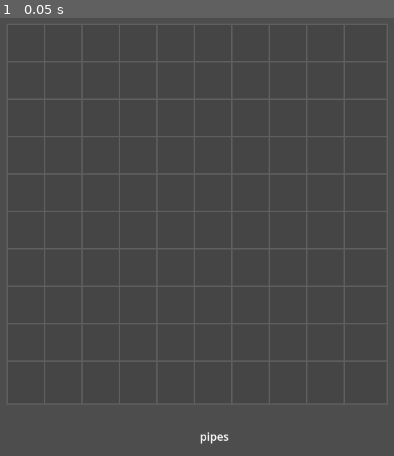
Above: before the commit, frame 1.
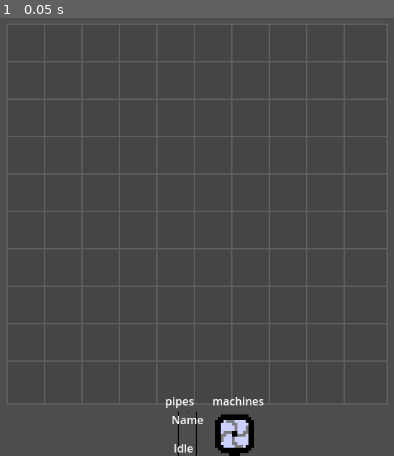
Above: after the commit, the same moment.

Repository: secretmeister2/alchemical-creations
Game: Godot game, scene res://factory.tscn
The game is run twice, just before and just after one commit, with the same random seed, the same clock (stepped at 60 frames per second) and the same inputs.
Inputs:
- Up to frame 1 (0.05 s): no input

The runs differ from the first frame. In frame 1, 1.3% of the frame differs, in the area x 42-68%, y 86-100%.
Error before the commit: Parse Error: Could not find base class "Card". (res://straight_pipe.gd:1)

Commit message:
Complete refactor

Diff:
--- a/draggable.gd
+++ /dev/null
@@ -1,15 +0,0 @@
-extends Control
-var dragged = false
-
-# Called when the node enters the scene tree for the first time.
-func _ready() -> void:
-	pass # Replace with function body.
-
-
-# Called every frame. 'delta' is the elapsed time since the previous frame.
-func _process(delta: float) -> void:
-	pass
-
-
-func _on_area_2d_input_event(viewport: Node, event: InputEvent, shape_idx: int) -> void:
-	pass # Replace with function body.
--- a/draggable.tscn
+++ /dev/null
@@ -1,24 +0,0 @@
-[gd_scene load_steps=3 format=3 uid="uid://c1y6aaeql14mu"]
-
-[ext_resource type="Script" path="res://draggable.gd" id="1_rkdlc"]
-
-[sub_resource type="RectangleShape2D" id="RectangleShape2D_hfx0w"]
-size = Vector2(64, 64)
-
-[node name="Draggable" type="Control"]
-custom_minimum_size = Vector2(64, 64)
-layout_mode = 3
-anchor_right = 0.056
-anchor_bottom = 0.099
-offset_right = -0.512001
-offset_bottom = -0.152008
-grow_horizontal = 2
-grow_vertical = 2
-script = ExtResource("1_rkdlc")
-
-[node name="Area2D" type="Area2D" parent="."]
-
-[node name="CollisionShape2D" type="CollisionShape2D" parent="Area2D"]
-shape = SubResource("RectangleShape2D_hfx0w")
-
-[connection signal="input_event" from="Area2D" to="." method="_on_area_2d_input_event"]
--- a/factory.gd
+++ b/factory.gd
@@ -26,7 +26,7 @@
 func changefactorylayoutsize(x: int, y: int) -> void:
 	while $TileContainer.get_children().size() < y:
 		var hbox = HBoxContainer.new()
-		hbox.name="Row"+str($TileContainer.get_children().size())
+		hbox.name="Row_"+str($TileContainer.get_children().size())
 		$TileContainer.add_child(hbox)
 	var i = $TileContainer.get_children().size()
 	while i > y:
@@ -35,7 +35,7 @@
 	for row in $TileContainer.get_children():
 		while row.get_children().size() < x:
 			var newtile = tilescene.instantiate()
-			newtile.name="Tile"+str(row.get_children().size())+"_"+str(row.name.right(-3))
+			newtile.name="Tile_"+str(row.get_children().size())+str(row.name.right(-3))
 			row.add_child(newtile)
 		var j = row.get_children().size()
 		while j > x:
--- /dev/null
+++ b/fluid.gd
@@ -0,0 +1,19 @@
+class_name Fluid
+extends Script
+var color: Color
+var viscosity: float
+var effects: Array  # Effects like "heat", "freeze", etc.
+var flow_speed: float  # The speed of the fluid flowing through the pipes
+
+func _init(color: Color, viscosity: float):
+	self.color = color
+	self.viscosity = viscosity
+	self.effects = []
+	self.flow_speed = 1.0  # Default flow speed
+
+func add_effect(effect: String, intensity: float, duration: float):
+	effects.append({
+		"effect": effect,
+		"intensity": intensity,
+		"duration": duration
+	})
--- a/item_system/example.tscn
+++ b/item_system/example.tscn
@@ -4,6 +4,12 @@
 [ext_resource type="PackedScene" uid="uid://3trgkf0u68ry" path="res://item_system/item/item.tscn" id="2_5f2as"]
 
 [node name="Game" type="Node"]
+
+[node name="CanvasLayer_Field1_CardsHolder#Card" parent="." instance=ExtResource("2_5f2as")]
+
+[node name="CanvasLayer_Field1_CardsHolder#Card2" parent="." instance=ExtResource("2_5f2as")]
+
+[node name="CanvasLayer_Field1_CardsHolder#Card3" parent="." instance=ExtResource("2_5f2as")]
 
 [node name="CanvasLayer" type="CanvasLayer" parent="." groups=["fields"]]
 
@@ -20,15 +26,6 @@
 grow_horizontal = 2
 grow_vertical = 0
 
-[node name="Card" parent="CanvasLayer/Field1/CardsHolder" index="0" instance=ExtResource("2_5f2as")]
-layout_mode = 2
-
-[node name="Card2" parent="CanvasLayer/Field1/CardsHolder" index="1" instance=ExtResource("2_5f2as")]
-layout_mode = 2
-
-[node name="Card3" parent="CanvasLayer/Field1/CardsHolder" index="2" instance=ExtResource("2_5f2as")]
-layout_mode = 2
-
 [node name="Field2" parent="CanvasLayer" instance=ExtResource("1_fkhir")]
 anchors_preset = 7
 anchor_left = 0.5
--- a/item_system/field/field.gd
+++ b/item_system/field/field.gd
@@ -2,49 +2,41 @@
 extends MarginContainer
 
 
-@onready var card_drop_area_right: Area2D = $CardDropAreaRight
-@onready var card_drop_area_left: Area2D = $CardDropAreaLeft
-@onready var cards_holder: HBoxContainer = $CardsHolder
-
-
-func _ready():
-	$Label.text = name
-
-	for child in cards_holder.get_children():
-		var item := child as Item
-		item.home_field = self
+@onready var item_drop_area: Area2D = $ItemDropArea
+@onready var items_holder: HBoxContainer = $ItemsHolder
 
 
 func return_item_starting_position(item: Item):
-	item.reparent(cards_holder)
-	cards_holder.move_child(item, item.index)
+	item.reparent(items_holder)
+	items_holder.move_child(item, item.index)
 
 
-func set_new_card(item: Item):
+func set_new_item(item: Item):
 	item_reposition(item)
 	item.home_field = self
 
 
 func item_reposition(item:Item):
 	var field_areas = item.drop_point_detector.get_overlapping_areas()
-	var cards_areas = item.item_detector.get_overlapping_areas()
+	var items_areas = item.item_detector.get_overlapping_areas()
 	var index: int = 0
 
-	if cards_areas.is_empty():
-		print(field_areas.has(card_drop_area_left))
-		if field_areas.has(card_drop_area_right):
-			index = cards_holder.get_children().size()
-	elif cards_areas.size() == 1:
-		if field_areas.has(card_drop_area_left):
-			index = cards_areas[0].get_parent().get_index()
-		else:
-			index = cards_areas[0].get_parent().get_index() + 1
-	else:
-		index = cards_areas[0].get_parent().get_index()
-		if index > cards_areas[1].get_parent().get_index():
-			index = cards_areas[1].get_parent().get_index()
-
-		index += 1
-
-	item.reparent(cards_holder)
-	cards_holder.move_child(item, index)
+#	if items_areas.is_empty():
+#		print(field_areas.has(item_drop_area_left))
+#		if field_areas.has(item_drop_area_right):
+#			index = items_holder.get_children().size()
+#	elif items_areas.size() == 1:
+#		if field_areas.has(item_drop_area_left):
+#			index = items_areas[0].get_parent().get_index()
+#		else:
+#			index = items_areas[0].get_parent().get_index() + 1
+#	else:
+#		index = items_areas[0].get_parent().get_index()
+#		if index > items_areas[1].get_parent().get_index():
+#			index = items_areas[1].get_parent().get_index()
+#
+#		index += 1
+	if items_holder.get_child_count() > 0:
+		items_holder.get_child(0).queue_free()
+	item.reparent(items_holder)
+	#items_holder.move_child(item, index)
--- a/item_system/field/field.tscn
+++ b/item_system/field/field.tscn
@@ -2,13 +2,14 @@
 
 [ext_resource type="Script" path="res://item_system/field/field.gd" id="1_7p7dw"]
 
-[sub_resource type="RectangleShape2D" id="RectangleShape2D_crh71"]
-size = Vector2(210, 148)
+[sub_resource type="RectangleShape2D" id="RectangleShape2D_x5d2d"]
+size = Vector2(64, 64)
 
 [node name="Field" type="MarginContainer"]
+custom_minimum_size = Vector2(64, 64)
 anchors_preset = -1
-anchor_right = 0.364583
-anchor_bottom = 0.228395
+anchor_right = 0.0555556
+anchor_bottom = 0.0987654
 script = ExtResource("1_7p7dw")
 metadata/_edit_use_anchors_ = true
 
@@ -16,25 +17,14 @@
 modulate = Color(1, 1, 1, 0.278431)
 layout_mode = 2
 
-[node name="Label" type="Label" parent="."]
-layout_mode = 2
-text = "Name"
-
-[node name="CardsHolder" type="HBoxContainer" parent="."]
+[node name="ItemsHolder" type="HBoxContainer" parent="."]
 layout_mode = 2
 alignment = 1
 
-[node name="CardDropAreaRight" type="Area2D" parent="."]
-position = Vector2(210, 0)
+[node name="ItemDropArea" type="Area2D" parent="."]
+position = Vector2(32, 32)
+collision_layer = 5
 monitoring = false
 
-[node name="CollisionShape2D" type="CollisionShape2D" parent="CardDropAreaRight"]
-position = Vector2(106, 74)
-shape = SubResource("RectangleShape2D_crh71")
-
-[node name="CardDropAreaLeft" type="Area2D" parent="."]
-monitoring = false
-
-[node name="CollisionShape2D" type="CollisionShape2D" parent="CardDropAreaLeft"]
-position = Vector2(106, 74)
-shape = SubResource("RectangleShape2D_crh71")
+[node name="CollisionShape2D" type="CollisionShape2D" parent="ItemDropArea"]
+shape = SubResource("RectangleShape2D_x5d2d")
--- a/item_system/item/item.gd
+++ b/item_system/item/item.gd
@@ -1,20 +1,16 @@
 class_name Item
 extends Control
-
 
 @onready var color_rect: ColorRect = $ColorRect
 @onready var label: Label = $Label
 @onready var name_label: Label = %NameLabel
-@onready var state_machine: CardStateMachine = $ItemStateMachine
+@onready var state_machine: ItemStateMachine = $ItemStateMachine
 @onready var drop_point_detector: Area2D = $DropPointDetector
-@onready var card_detector: Area2D = $CardsDetector
-@onready var home_field: Field
-
+@onready var home_field
 var index: int = 0
 
-
-func _ready():
-	name_label.text = name
+#func _ready():
+	#print(get_children())
 
 
 func _input(event):
--- a/item_system/item/item.tscn
+++ b/item_system/item/item.tscn
@@ -9,9 +9,9 @@
 [ext_resource type="Script" path="res://item_system/item/state_machine/states/hover_item_state.gd" id="7_xjssr"]
 
 [sub_resource type="RectangleShape2D" id="RectangleShape2D_gwet6"]
-size = Vector2(64, 64)
+size = Vector2(48, 48)
 
-[node name="Card" type="Control"]
+[node name="Item" type="Control"]
 custom_minimum_size = Vector2(64, 64)
 layout_mode = 3
 anchors_preset = 0
@@ -54,42 +54,30 @@
 grow_vertical = 0
 text = "State"
 
-[node name="CardStateMachine" type="Node" parent="." node_paths=PackedStringArray("initial_state")]
+[node name="ItemStateMachine" type="Node" parent="." node_paths=PackedStringArray("initial_state")]
 script = ExtResource("2_vqdgh")
 initial_state = NodePath("Idle")
 
-[node name="Idle" type="Node" parent="CardStateMachine" node_paths=PackedStringArray("card")]
+[node name="Idle" type="Node" parent="ItemStateMachine"]
 script = ExtResource("3_bx54l")
-card = NodePath("../..")
 
-[node name="Click" type="Node" parent="CardStateMachine" node_paths=PackedStringArray("card")]
+[node name="Click" type="Node" parent="ItemStateMachine"]
 script = ExtResource("4_2bop5")
-card = NodePath("../..")
 
-[node name="Drag" type="Node" parent="CardStateMachine" node_paths=PackedStringArray("card")]
+[node name="Drag" type="Node" parent="ItemStateMachine"]
 script = ExtResource("5_f7w2d")
-card = NodePath("../..")
 
-[node name="Release" type="Node" parent="CardStateMachine" node_paths=PackedStringArray("card")]
+[node name="Release" type="Node" parent="ItemStateMachine"]
 script = ExtResource("6_r0y7t")
-card = NodePath("../..")
 
-[node name="Hover" type="Node" parent="CardStateMachine" node_paths=PackedStringArray("card")]
+[node name="Hover" type="Node" parent="ItemStateMachine"]
 script = ExtResource("7_xjssr")
-card = NodePath("../..")
 
 [node name="DropPointDetector" type="Area2D" parent="."]
-collision_layer = 2
+collision_layer = 8
+collision_mask = 4
 
 [node name="CollisionShape2D" type="CollisionShape2D" parent="DropPointDetector"]
-position = Vector2(32, 32)
-shape = SubResource("RectangleShape2D_gwet6")
-
-[node name="CardsDetector" type="Area2D" parent="."]
-collision_layer = 4
-collision_mask = 4
-
-[node name="CollisionShape2D" type="CollisionShape2D" parent="CardsDetector"]
 position = Vector2(32, 32)
 shape = SubResource("RectangleShape2D_gwet6")
 
--- a/item_system/item/state_machine/item_state_machine.gd
+++ b/item_system/item/state_machine/item_state_machine.gd
@@ -1,4 +1,4 @@
-class_name CardStateMachine
+class_name ItemStateMachine
 extends Node
 
 @export var initial_state: ItemState
--- a/item_system/item/state_machine/states/drag_item_state.gd
+++ b/item_system/item/state_machine/states/drag_item_state.gd
@@ -6,11 +6,6 @@
 	item.label.text = "DRAG"
 
 	item.index = item.get_index()
-
-	var canvas_layer := get_tree().get_first_node_in_group("fields")
-	if canvas_layer:
-		item.reparent(canvas_layer)
-
 
 func on_input(event: InputEvent):
 	var mouse_motion := event is InputEventMouseMotion
--- a/item_system/item/state_machine/states/idle_item_state.gd
+++ b/item_system/item/state_machine/states/idle_item_state.gd
@@ -9,3 +9,4 @@
 
 func on_mouse_entered():
 	transitioned.emit("hover")
+	print("idle to hover")
--- a/item_system/item/state_machine/states/release_card_state.gd
+++ b/item_system/item/state_machine/states/release_card_state.gd
@@ -9,11 +9,12 @@
 	var field_areas = item.drop_point_detector.get_overlapping_areas()
 
 	if field_areas.is_empty():
-		item.home_field.return_item_starting_position(item)
+		#item.home_field.return_item_starting_position(item)
+		item.queue_free()
 	elif field_areas[0].get_parent() == item.home_field:
-		item.home_field.item_reposition(item)
+		item.home_field.set_item(item)
 	else:
-		var new_field: Field = field_areas[0].get_parent()
-		new_field.set_new_item(item)
+		var new_tile: Control = field_areas[0].get_parent()
+		new_tile.set_item(item)
 
 	transitioned.emit("idle")
--- a/project.godot
+++ b/project.godot
@@ -11,10 +11,26 @@
 [application]
 
 config/name="alchemytest"
+config/tags=PackedStringArray("project")
 run/main_scene="res://factory.tscn"
 config/features=PackedStringArray("4.3", "Forward Plus")
 config/icon="res://icon.svg"
 
+[input]
+
+mouse_left={
+"deadzone": 0.5,
+"events": [Object(InputEventMouseButton,"resource_local_to_scene":false,"resource_name":"","device":-1,"window_id":0,"alt_pressed":false,"shift_pressed":false,"ctrl_pressed":false,"meta_pressed":false,"button_mask":1,"position":Vector2(407, 31),"global_position":Vector2(426, 122),"factor":1.0,"button_index":1,"canceled":false,"pressed":true,"double_click":false,"script":null)
+]
+}
+
+[layer_names]
+
+2d_physics/layer_1="Pipes"
+2d_physics/layer_2="Machines"
+2d_physics/layer_3="Tiles"
+2d_physics/layer_4="Items"
+
 [rendering]
 
 textures/canvas_textures/default_texture_filter=0
--- a/straight_pipe.gd
+++ b/straight_pipe.gd
@@ -1,11 +1,4 @@
-extends Card
+extends Item
 
 @export var in_supply = false
-# Called when the node enters the scene tree for the first time.
-func _ready() -> void:
-	pass # Replace with function body.
-
-
-# Called every frame. 'delta' is the elapsed time since the previous frame.
-func _process(delta: float) -> void:
-	pass
+@export var type = "pipe"
--- a/straight_pipe.tscn
+++ b/straight_pipe.tscn
@@ -1,9 +1,18 @@
-[gd_scene load_steps=4 format=3 uid="uid://go2hmj2s0gyu"]
+[gd_scene load_steps=11 format=3 uid="uid://go2hmj2s0gyu"]
 
 [ext_resource type="Script" path="res://straight_pipe.gd" id="1_ik7os"]
 [ext_resource type="Texture2D" uid="uid://b0u1oqiftlt1k" path="res://pipes.png" id="1_lhhnq"]
+[ext_resource type="Script" path="res://item_system/item/state_machine/item_state_machine.gd" id="3_lku2d"]
+[ext_resource type="Script" path="res://item_system/item/state_machine/states/idle_item_state.gd" id="4_7krt1"]
+[ext_resource type="Script" path="res://item_system/item/state_machine/states/clicked_item_state.gd" id="5_60l48"]
+[ext_resource type="Script" path="res://item_system/item/state_machine/states/drag_item_state.gd" id="6_pc5yq"]
+[ext_resource type="Script" path="res://item_system/item/state_machine/states/release_card_state.gd" id="7_h6bw5"]
+[ext_resource type="Script" path="res://item_system/item/state_machine/states/hover_item_state.gd" id="8_csf51"]
 
 [sub_resource type="RectangleShape2D" id="RectangleShape2D_m3sw0"]
+size = Vector2(64, 64)
+
+[sub_resource type="RectangleShape2D" id="RectangleShape2D_lls8c"]
 size = Vector2(64, 64)
 
 [node name="StraightPipe" type="Control"]
@@ -31,3 +40,80 @@
 [node name="StraightFlow" type="Sprite2D" parent="PipeSprite"]
 
 [node name="StraightFill" type="Sprite2D" parent="PipeSprite"]
+
+[node name="ColorRect" type="ColorRect" parent="."]
+visible = false
+offset_right = 64.0
+offset_bottom = 64.0
+mouse_filter = 1
+color = Color(0, 0, 0, 1)
+
+[node name="NameLabel" type="Label" parent="."]
+unique_name_in_owner = true
+layout_mode = 1
+anchors_preset = 5
+anchor_left = 0.5
+anchor_right = 0.5
+offset_left = -23.5
+offset_right = 23.5
+offset_bottom = 23.0
+grow_horizontal = 2
+text = "Name"
+
+[node name="Label" type="Label" parent="."]
+layout_mode = 1
+anchors_preset = 7
+anchor_left = 0.5
+anchor_top = 1.0
+anchor_right = 0.5
+anchor_bottom = 1.0
+offset_left = -20.0
+offset_top = -23.0
+offset_right = 20.0
+grow_horizontal = 2
+grow_vertical = 0
+text = "State"
+
+[node name="ItemStateMachine" type="Node" parent="." node_paths=PackedStringArray("initial_state")]
+script = ExtResource("3_lku2d")
+initial_state = NodePath("Idle")
+
+[node name="Idle" type="Node" parent="ItemStateMachine" node_paths=PackedStringArray("item")]
+script = ExtResource("4_7krt1")
+item = NodePath("../..")
+
+[node name="Click" type="Node" parent="ItemStateMachine" node_paths=PackedStringArray("item")]
+script = ExtResource("5_60l48")
+item = NodePath("../..")
+
+[node name="Drag" type="Node" parent="ItemStateMachine" node_paths=PackedStringArray("item")]
+script = ExtResource("6_pc5yq")
+item = NodePath("../..")
+
+[node name="Release" type="Node" parent="ItemStateMachine" node_paths=PackedStringArray("item")]
+script = ExtResource("7_h6bw5")
+item = NodePath("../..")
+
+[node name="Hover" type="Node" parent="ItemStateMachine" node_paths=PackedStringArray("item")]
+script = ExtResource("8_csf51")
+item = NodePath("../..")
+
+[node name="DropPointDetector" type="Area2D" parent="."]
+collision_layer = 8
+collision_mask = 4
+
+[node name="CollisionShape2D" type="CollisionShape2D" parent="DropPointDetector"]
+position = Vector2(32, 32)
+shape = SubResource("RectangleShape2D_lls8c")
+
+[node name="ItemsDetector" type="Area2D" parent="."]
+collision_layer = 8
+collision_mask = 8
+
+[node name="CollisionShape2D" type="CollisionShape2D" parent="ItemsDetector"]
+position = Vector2(32, 32)
+shape = SubResource("RectangleShape2D_lls8c")
+
+[connection signal="gui_input" from="." to="." method="_on_gui_input"]
+[connection signal="mouse_entered" from="." to="." method="_on_mouse_entered"]
+[connection signal="mouse_exited" from="." to="." method="_on_mouse_exited"]
--- a/tile.gd
+++ b/tile.gd
@@ -1,11 +1,39 @@
+#class_name Tile
 extends Control
+var fluid: Fluid = null  # Store fluid if it's a pipe
+var item: Item  # Type of tile ("pipe", "machine", etc.)
+var adjacent: Dictionary
 
+func _init():
+	self.adjacent = {
+		"top": null,
+		"right": null,
+		"bottom": null,
+		"left": null
+	}
 
-# Called when the node enters the scene tree for the first time.
-func _ready() -> void:
-	pass # Replace with function body.
+func set_adjacent_direction(direction: String, tile: Control):
+	adjacent[direction] = tile
 
+func flow(fluid: Fluid):
+	# Handle fluid flow through the tile (this could depend on tile type, speed, etc.)
+	if fluid:
+		# Simulate fluid movement
+		if item.type == "pipe":
+			# Move fluid through the pipe, based on viscosity and other factors
+			# For now, just pass the fluid to an adjacent tile
+			for direction in adjacent.keys():
+				var next_tile = adjacent[direction]
+				if next_tile and next_tile.type == "pipe":
+					# Pass fluid to adjacent pipe (this is a very simplified flow)
+					next_tile.receive_fluid(fluid)
 
-# Called every frame. 'delta' is the elapsed time since the previous frame.
-func _process(delta: float) -> void:
-	pass
+func receive_fluid(fluid: Fluid):
+	if item.type == "pipe":
+		self.fluid = fluid
+
+func set_item(item: Item):
+	for child in $ItemContainer.get_children(): if is_instance_of(child, Item) && child != item: child.queue_free()
+	item.reparent($ItemContainer)
+	item.home_field = self
+	item.set_adjacent_direction()
--- a/tile.tscn
+++ b/tile.tscn
@@ -10,12 +10,24 @@
 custom_minimum_size = Vector2(50, 50)
 layout_mode = 3
 anchors_preset = 0
+offset_left = 1.0
+offset_right = 51.0
+offset_bottom = 50.0
 script = ExtResource("1_hbcrr")
 
 [node name="Sprite2D" type="Sprite2D" parent="."]
 texture = ExtResource("1_erxwq")
 
 [node name="TileArea" type="Area2D" parent="."]
+collision_layer = 4
 
 [node name="CollisionShape2D" type="CollisionShape2D" parent="TileArea"]
 shape = SubResource("RectangleShape2D_x8lbj")
+
+[node name="ItemContainer" type="VBoxContainer" parent="."]
+custom_minimum_size = Vector2(64, 64)
+layout_mode = 0
+offset_left = -32.0
+offset_top = -32.0
+offset_right = 32.0
+offset_bottom = 32.0
